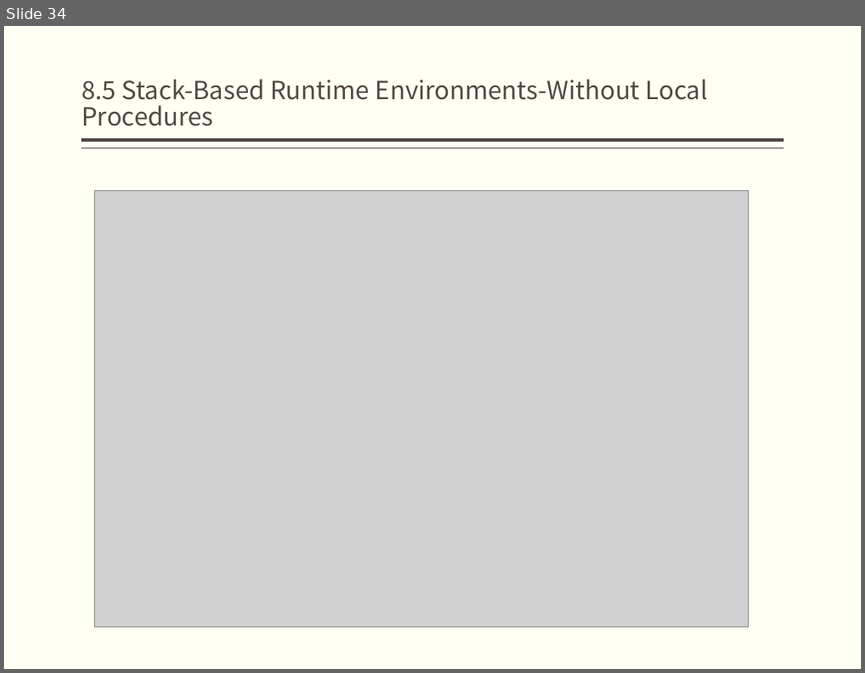
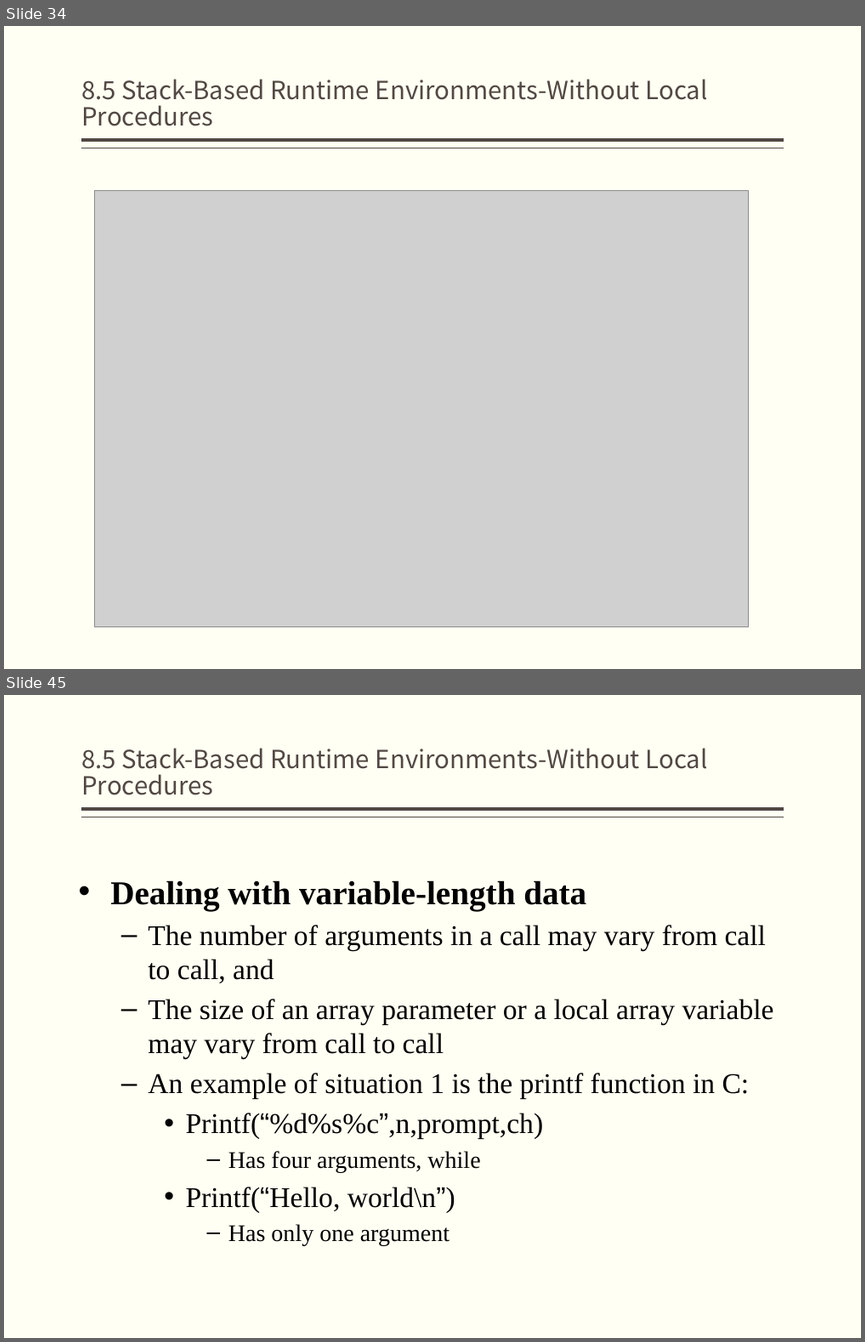
Before and after one commit to jz81/jz81.github.io, a slide deck: course/compiler/lecture/(Spring2020)Lecture8.pptx. Shown one above the other, each under a label of ours: slide 34 before the commit, slides 34 and 45 after it; the slides between them are not shown. The pictures are 865x673 and 865x1342 pixels, drawn with LibreOffice and Linux fonts; fonts in the diff are those of the drawing; grey boxes stand for pictures. Boxes give left, top, right and bottom in pixels: in the first picture for what was removed or moved away, otherwise in the second. Text is boxed around its words. In the diff, an @@ line names an element or a change of style, - is before the commit and + after.

```diff
--- a/course/compiler/lecture/(Spring2020)Lecture8.pptx
+++ b/course/compiler/lecture/(Spring2020)Lecture8.pptx
@@ slide 45 added at [4, 695, 861, 1338], background #FFFFF3; not listed: 2 template elements that a slide beside it also shows @@
@@ title added at [81, 748, 708, 795], 21 pt, text #514843 @@
+8.5 Stack-Based Runtime Environments-Without Local Procedures
@@ text added at [110, 880, 774, 1246], 24 pt, text #000000 @@
+• Dealing with variable-length data
+  – The number of arguments in a call may vary from call to call, and
+  – The size of an array parameter or a local array variable may vary from call to call
+  – An example of situation 1 is the printf function in C:
+    • Printf(“%d%s%c”,n,prompt,ch)
+      – Has four arguments, while
+    • Printf(“Hello, world\n”)
+      – Has only one argument
```
Also in this commit, not shown: 1 slide changed, 28 other slides added.
